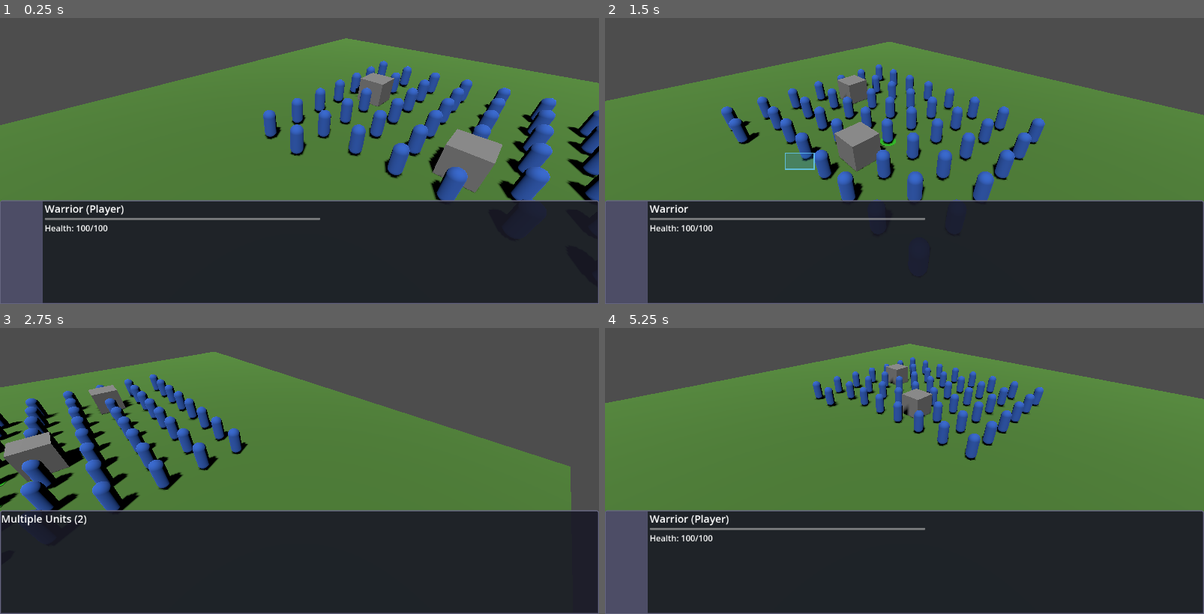
Above: before the commit, frames 1-4 (two rows, left to right).
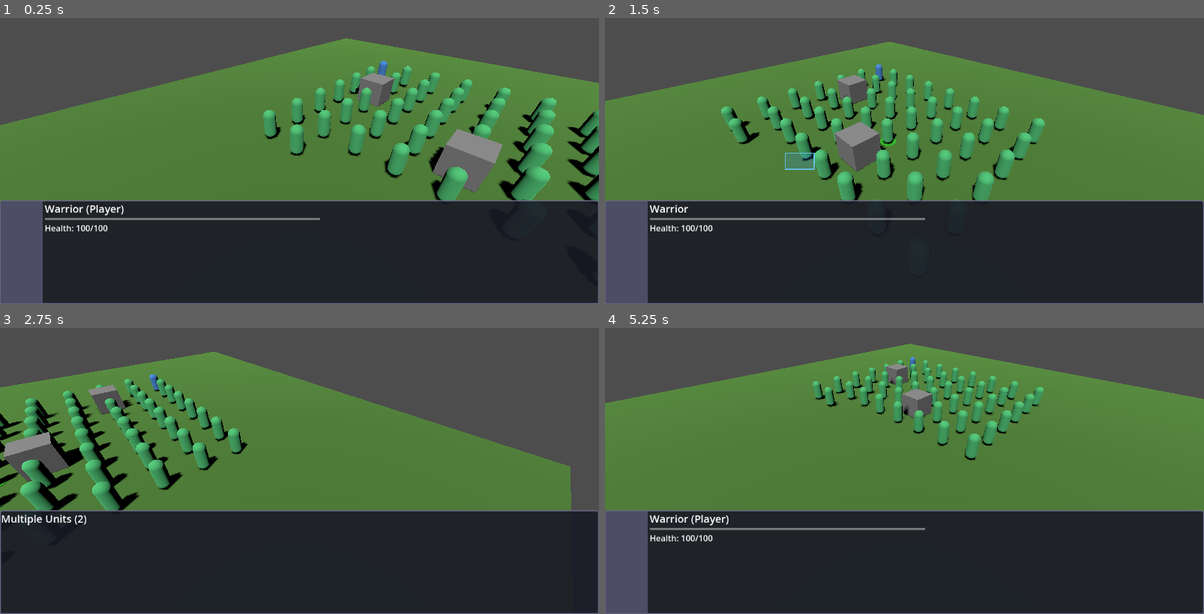
Above: after the commit, the same moments.

Repository: Panix-Develop/godot-rpg
Game: Godot game, scene res://scenes/world.tscn
The game is run twice, just before and just after one commit, with the same random seed, the same clock (stepped at 60 frames per second) and the same inputs.
Inputs (mouse positions are in pixels of both pictures, inside the frame that each line leads up to):
- Up to frame 1 (0.25 s): no input
- Up to frame 2 (1.5 s): tap Enter at 0.5 s; move the mouse to (1036, 118) at 0.52 s; hold Right (ui_right) 0.53-1.25 s; tap Mouse wheel down (scroll_down) at 0.6 s; click (1036, 118) at 0.67 s; drag from (784, 152) to (874, 203) at 1.27 s
- Up to frame 3 (2.75 s): move the mouse to (359, 370) at 2.02 s; hold Right (ui_right) from 2.03 s (still down); hold Shift from 2.03 s (still down)
- Up to frame 4 (5.25 s): release Right (ui_right) at 2.75 s; release Shift at 2.75 s; drag from (874, 513) to (724, 396) at 2.77 s; move the mouse to (1084, 496) at 3.52 s; hold Left (ui_left) 3.53-4.25 s; tap Mouse wheel up (scroll_up) at 3.6 s; drag from (724, 396) to (814, 362) at 4.27 s; move the mouse to (934, 445) at 5.02 s; hold Down (ui_down) from 5.03 s (still down); tap Mouse wheel down (scroll_down) at 5.1 s; click (934, 445) at 5.17 s

The runs differ from the first frame. In frame 1, 6.2% of the frame differs, in the area x 43-100%, y 14-65%; in frame 2, 5.7%; in frame 3, 4.0%; in frame 4, 3.3%.

Commit message:
feat(units): Implement unit classification system
- Add unit_type and display_name properties to units
- Create colored materials (Player=blue, Friendly=green, Neutral=yellow, Enemy=red)
- Add apply_unit_color() method to set material based on type
- Create player_unit, enemy_unit, and neutral_unit scene variants
- Add units to type-specific groups (unit_player, unit_friendly, etc.)
- Update spawn system to spawn first unit as player
- Add spawn_unit_type() helper for spawning specific unit types

Diff:
--- /dev/null
+++ b/assets/materials/mat_enemy.tres
@@ -0,0 +1,4 @@
+[gd_resource type="StandardMaterial3D" format=3]
+
+[resource]
+albedo_color = Color(0.905882, 0.298039, 0.235294, 1)
--- /dev/null
+++ b/assets/materials/mat_friendly.tres
@@ -0,0 +1,4 @@
+[gd_resource type="StandardMaterial3D" format=3]
+
+[resource]
+albedo_color = Color(0.313726, 0.784314, 0.470588, 1)
--- /dev/null
+++ b/assets/materials/mat_neutral.tres
@@ -0,0 +1,4 @@
+[gd_resource type="StandardMaterial3D" format=3]
+
+[resource]
+albedo_color = Color(1, 0.843137, 0, 1)
--- /dev/null
+++ b/assets/materials/mat_player.tres
@@ -0,0 +1,4 @@
+[gd_resource type="StandardMaterial3D" format=3]
+
+[resource]
+albedo_color = Color(0.290196, 0.564706, 0.886275, 1)
--- /dev/null
+++ b/scenes/units/enemy_unit.tscn
@@ -0,0 +1,41 @@
+[gd_scene load_steps=6 format=3 uid="uid://enemy_unit_001"]
+
+[ext_resource type="Script" path="res://scripts/units/rts_unit.gd" id="1_f6k3a"]
+
+[sub_resource type="CapsuleMesh" id="CapsuleMesh_unit"]
+radius = 0.4
+height = 2.0
+
+[sub_resource type="StandardMaterial3D" id="StandardMaterial3D_unit"]
+albedo_color = Color(0.2, 0.4, 0.8, 1)
+
+[sub_resource type="CapsuleShape3D" id="CapsuleShape3D_unit"]
+radius = 0.4
+height = 2.0
+
+[sub_resource type="CylinderMesh" id="CylinderMesh_selection"]
+top_radius = 0.6
+bottom_radius = 0.6
+height = 0.1
+
+[node name="Unit" type="CharacterBody3D"]
+collision_layer = 2
+collision_mask = 3
+script = ExtResource("1_f6k3a")
+unit_type = "Enemy"
+display_name = "Bandit"
+
+[node name="MeshInstance3D" type="MeshInstance3D" parent="."]
+mesh = SubResource("CapsuleMesh_unit")
+surface_material_override/0 = SubResource("StandardMaterial3D_unit")
+
+[node name="CollisionShape3D" type="CollisionShape3D" parent="."]
+shape = SubResource("CapsuleShape3D_unit")
+
+[node name="SelectionIndicator" type="MeshInstance3D" parent="."]
+transform = Transform3D(1, 0, 0, 0, 1, 0, 0, 0, 1, 0, -0.95, 0)
+visible = false
+mesh = SubResource("CylinderMesh_selection")
+
+[node name="HealthBar3D" type="Node3D" parent="."]
+transform = Transform3D(1, 0, 0, 0, 1, 0, 0, 0, 1, 0, 1.5, 0)
--- /dev/null
+++ b/scenes/units/neutral_unit.tscn
@@ -0,0 +1,41 @@
+[gd_scene load_steps=6 format=3 uid="uid://neutral_unit_001"]
+
+[ext_resource type="Script" path="res://scripts/units/rts_unit.gd" id="1_f6k3a"]
+
+[sub_resource type="CapsuleMesh" id="CapsuleMesh_unit"]
+radius = 0.4
+height = 2.0
+
+[sub_resource type="StandardMaterial3D" id="StandardMaterial3D_unit"]
+albedo_color = Color(0.2, 0.4, 0.8, 1)
+
+[sub_resource type="CapsuleShape3D" id="CapsuleShape3D_unit"]
+radius = 0.4
+height = 2.0
+
+[sub_resource type="CylinderMesh" id="CylinderMesh_selection"]
+top_radius = 0.6
+bottom_radius = 0.6
+height = 0.1
+
+[node name="Unit" type="CharacterBody3D"]
+collision_layer = 2
+collision_mask = 3
+script = ExtResource("1_f6k3a")
+unit_type = "Neutral"
+display_name = "Villager"
+
+[node name="MeshInstance3D" type="MeshInstance3D" parent="."]
+mesh = SubResource("CapsuleMesh_unit")
+surface_material_override/0 = SubResource("StandardMaterial3D_unit")
+
+[node name="CollisionShape3D" type="CollisionShape3D" parent="."]
+shape = SubResource("CapsuleShape3D_unit")
+
+[node name="SelectionIndicator" type="MeshInstance3D" parent="."]
+transform = Transform3D(1, 0, 0, 0, 1, 0, 0, 0, 1, 0, -0.95, 0)
+visible = false
+mesh = SubResource("CylinderMesh_selection")
+
+[node name="HealthBar3D" type="Node3D" parent="."]
+transform = Transform3D(1, 0, 0, 0, 1, 0, 0, 0, 1, 0, 1.5, 0)
--- /dev/null
+++ b/scenes/units/player_unit.tscn
@@ -0,0 +1,41 @@
+[gd_scene load_steps=6 format=3 uid="uid://player_unit_001"]
+
+[ext_resource type="Script" path="res://scripts/units/rts_unit.gd" id="1_f6k3a"]
+
+[sub_resource type="CapsuleMesh" id="CapsuleMesh_unit"]
+radius = 0.4
+height = 2.0
+
+[sub_resource type="StandardMaterial3D" id="StandardMaterial3D_unit"]
+albedo_color = Color(0.2, 0.4, 0.8, 1)
+
+[sub_resource type="CapsuleShape3D" id="CapsuleShape3D_unit"]
+radius = 0.4
+height = 2.0
+
+[sub_resource type="CylinderMesh" id="CylinderMesh_selection"]
+top_radius = 0.6
+bottom_radius = 0.6
+height = 0.1
+
+[node name="Unit" type="CharacterBody3D"]
+collision_layer = 2
+collision_mask = 3
+script = ExtResource("1_f6k3a")
+unit_type = "Player"
+display_name = "Hero"
+
+[node name="MeshInstance3D" type="MeshInstance3D" parent="."]
+mesh = SubResource("CapsuleMesh_unit")
+surface_material_override/0 = SubResource("StandardMaterial3D_unit")
+
+[node name="CollisionShape3D" type="CollisionShape3D" parent="."]
+shape = SubResource("CapsuleShape3D_unit")
+
+[node name="SelectionIndicator" type="MeshInstance3D" parent="."]
+transform = Transform3D(1, 0, 0, 0, 1, 0, 0, 0, 1, 0, -0.95, 0)
+visible = false
+mesh = SubResource("CylinderMesh_selection")
+
+[node name="HealthBar3D" type="Node3D" parent="."]
+transform = Transform3D(1, 0, 0, 0, 1, 0, 0, 0, 1, 0, 1.5, 0)
--- a/scripts/systems/selection_manager.gd
+++ b/scripts/systems/selection_manager.gd
@@ -37,7 +37,11 @@
 			1.0,  # Spawn at 1.0 (half of 2.0 capsule height)
 			(row - units_per_row / 2.0) * spacing
 		)
-		spawn_unit(pos)
+		# First unit is the player, rest are friendly
+		if i == 0:
+			spawn_unit_type(pos, "res://scenes/units/player_unit.tscn")
+		else:
+			spawn_unit(pos)
 
 func _input(event):
 	# Left click for selection and movement
@@ -168,5 +172,13 @@
 	units_container.add_child(unit)
 	unit.global_position = pos
 
+func spawn_unit_type(pos: Vector3, scene_path: String):
+	"""Spawn a specific unit type from a scene path."""
+	var unit_scene = load(scene_path)
+	var unit = unit_scene.instantiate()
+	units_container.add_child(unit)
+	unit.global_position = pos
+	return unit
+
 func update_hud():
 	hud.update_unit_info(selected_units, player_unit)
--- a/scripts/units/rts_unit.gd
+++ b/scripts/units/rts_unit.gd
@@ -8,6 +8,8 @@
 ## This is acceptable for current phase; pathfinding will be added in future iterations.
 
 @export var unit_name: String = "Warrior"
+@export var unit_type: String = "Friendly"  # Options: Player, Friendly, Neutral, Enemy
+@export var display_name: String = "Unit"
 @export var max_health: float = 100.0
 @export var move_speed: float = 5.0
 @export var rotation_speed: float = 10.0  # Degrees per frame for smooth rotation
@@ -23,7 +25,28 @@
 func _ready():
 	current_health = max_health
 	add_to_group("unit")  # Add to unit group for selection detection
+	# Add to type-specific group for classification
+	add_to_group("unit_" + unit_type.to_lower())
+	apply_unit_color()
 	update_selection_visual()
+
+func apply_unit_color():
+	"""Apply color material based on unit type."""
+	var material: StandardMaterial3D
+	match unit_type:
+		"Player":
+			material = load("res://assets/materials/mat_player.tres")
+		"Friendly":
+			material = load("res://assets/materials/mat_friendly.tres")
+		"Neutral":
+			material = load("res://assets/materials/mat_neutral.tres")
+		"Enemy":
+			material = load("res://assets/materials/mat_enemy.tres")
+		_:
+			material = load("res://assets/materials/mat_friendly.tres")  # Default
+
+	if material and mesh_instance:
+		mesh_instance.material_override = material
 
 func _physics_process(delta):
 	if is_moving:
Not shown, changed: .tasks/tasks-hud-expansion-and-bug-fixes.md
